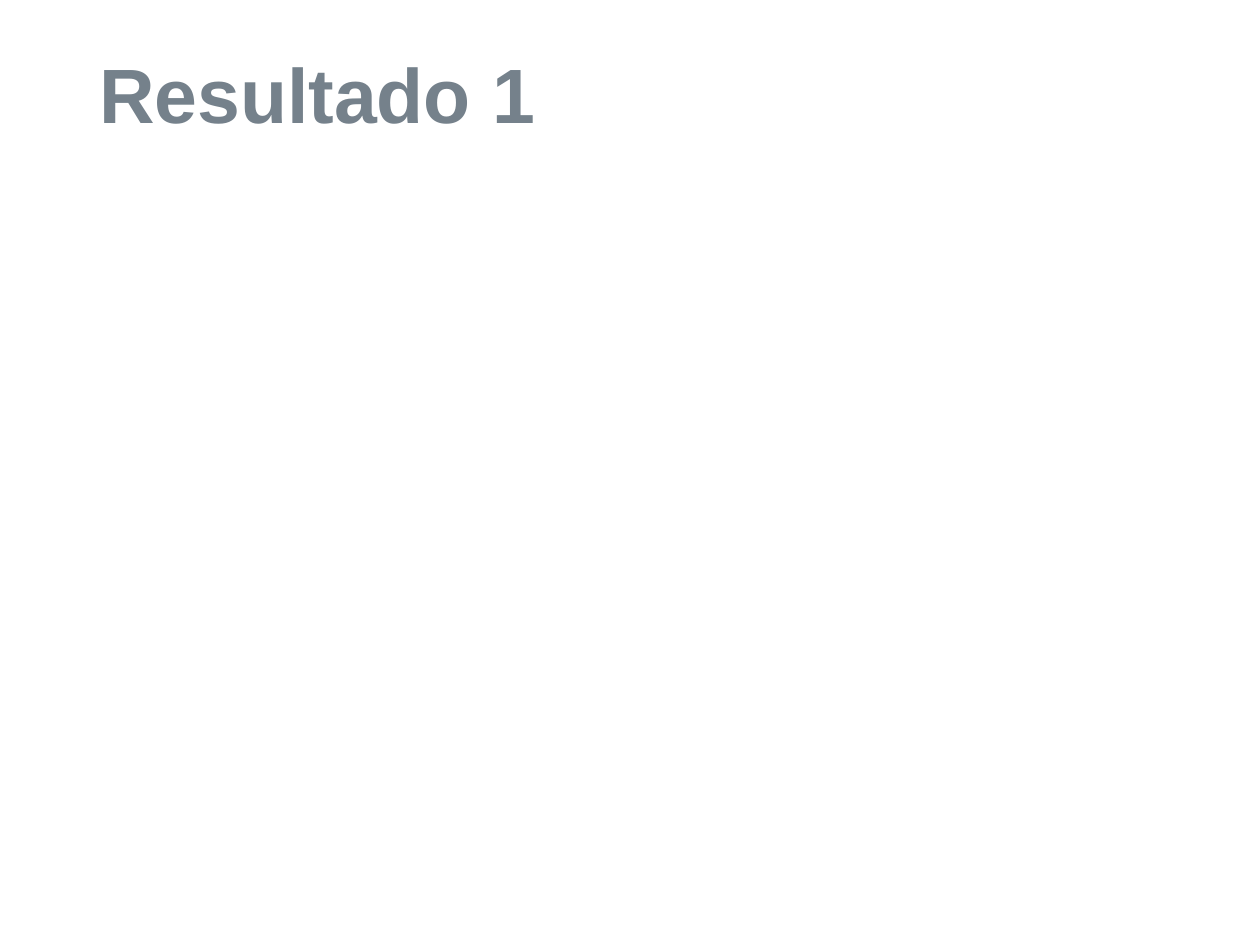
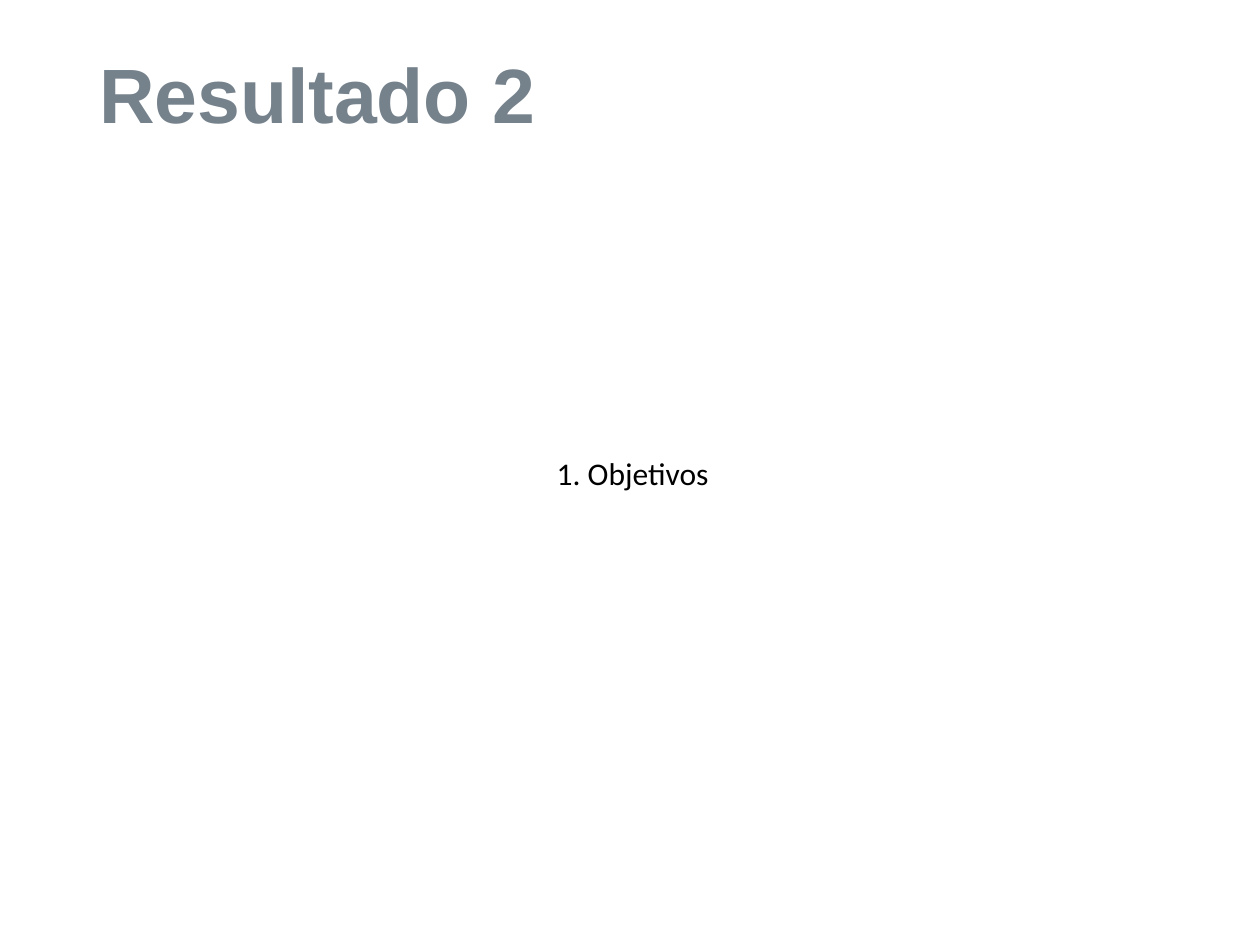
Before and after one commit to matheuskraemer/pfc, a slide deck: slide 26 of doc/apresentacao/Tema-Apresentação-Exemplo.ppt (slide 17 before the commit). Drawn at 1260x945 pixels with LibreOffice and Linux fonts; fonts in the diff are those of the drawing; background and template pictures are left out. Boxes give left, top, right and bottom in pixels: in the first picture for what was removed or moved away, otherwise in the second. Text is boxed around its words. In the diff, an @@ line names an element or a change of style, - is before the commit and + after.

```diff
--- a/doc/apresentacao/Tema-Apresentação-Exemplo.ppt
+++ b/doc/apresentacao/Tema-Apresentação-Exemplo.ppt
@@ title at (99,67,535,124): text changed @@
-Resultado 1
+Resultado 2
@@ text added at (557,463,709,491), 18 pt, text #000000 @@
+1. Objetivos
```
Also in this commit, not shown: 13 other slides changed, 25 slides added, 12 slides removed, 1 other file.
